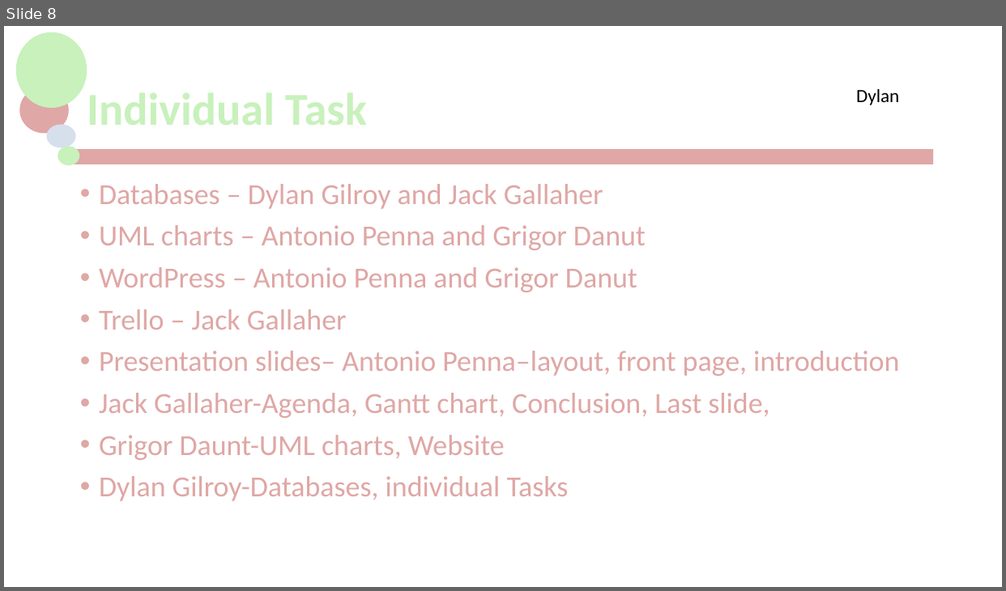
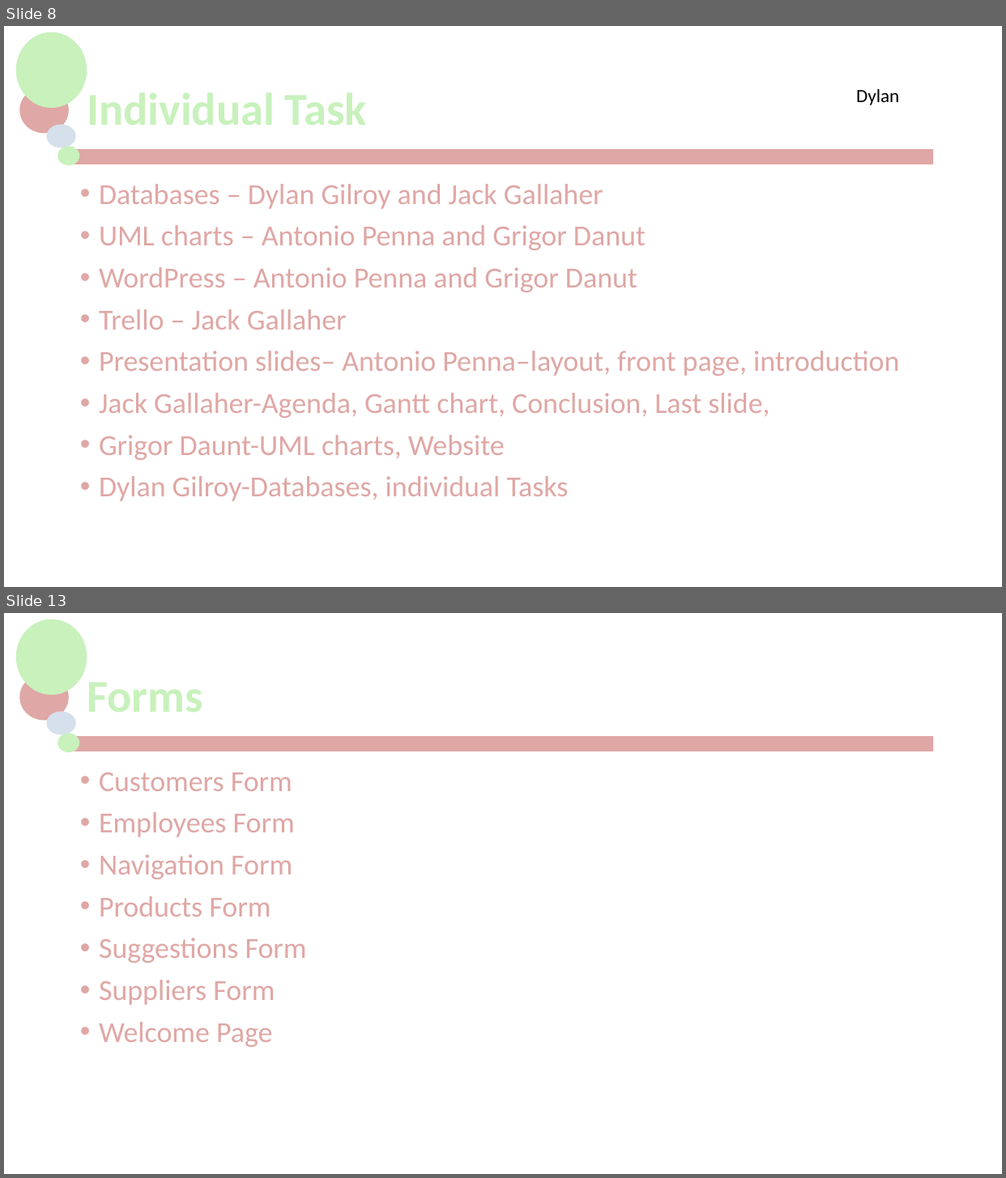
Before and after one commit to jackG97/Project, a slide deck: MCTV Limited.pptx. Shown one above the other, each under a label of ours: slide 8 before the commit, slides 8 and 13 after it; the slides between them are not shown. The pictures are 1006x591 and 1006x1178 pixels, drawn with LibreOffice and Linux fonts; fonts in the diff are those of the drawing; background and template pictures are left out. Boxes give left, top, right and bottom in pixels: in the first picture for what was removed or moved away, otherwise in the second. Text is boxed around its words. In the diff, an @@ line names an element or a change of style, - is before the commit and + after.

```diff
--- a/MCTV Limited.pptx
+++ b/MCTV Limited.pptx
@@ slide 13 added at (x1=4, y1=613, x2=1002, y2=1174), background #FFFFFF; not listed: 5 template elements that a slide beside it also shows @@
@@ title added at (x1=79, y1=643, x2=933, y2=752), 44 pt, text #C8F1BC, bold @@
+Forms
@@ text added at (x1=99, y1=773, x2=307, y2=1047), 28 pt, text #DFA7A5 @@
+• Customers Form
+• Employees Form
+• Navigation Form
+• Products Form
+• Suggestions Form
+• Suppliers Form
+• Welcome Page
```
Also in this commit, not shown: 2 slides changed, 17 other slides added, 1 slide removed.
